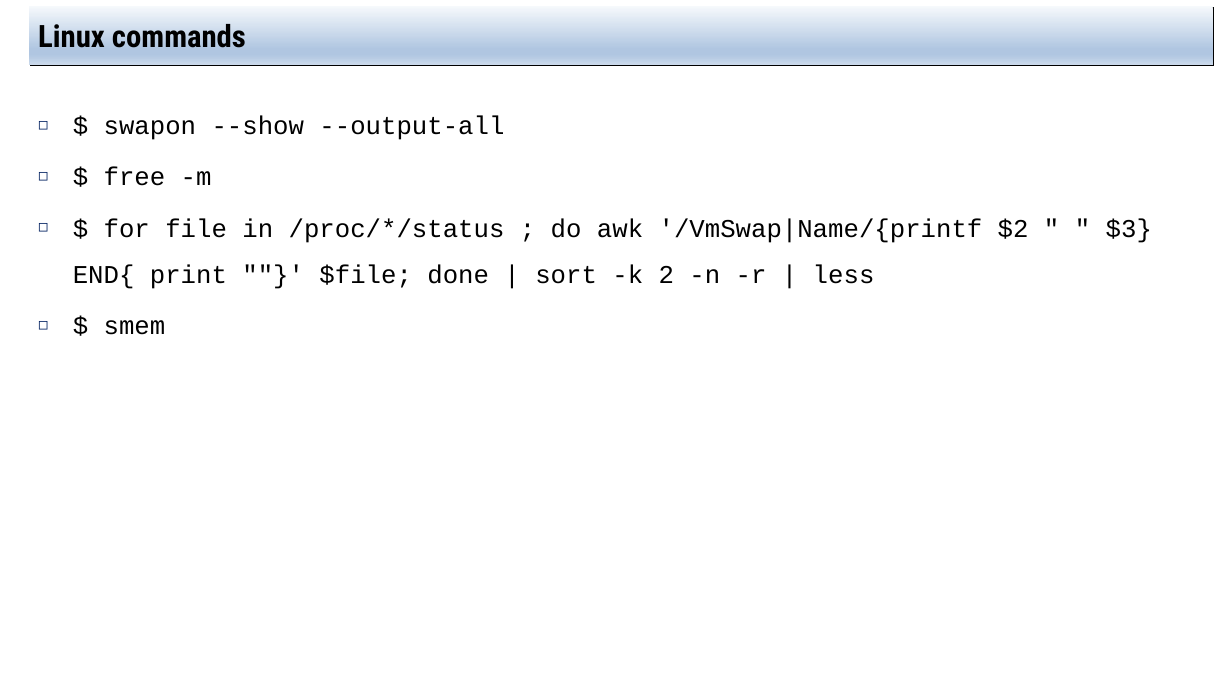
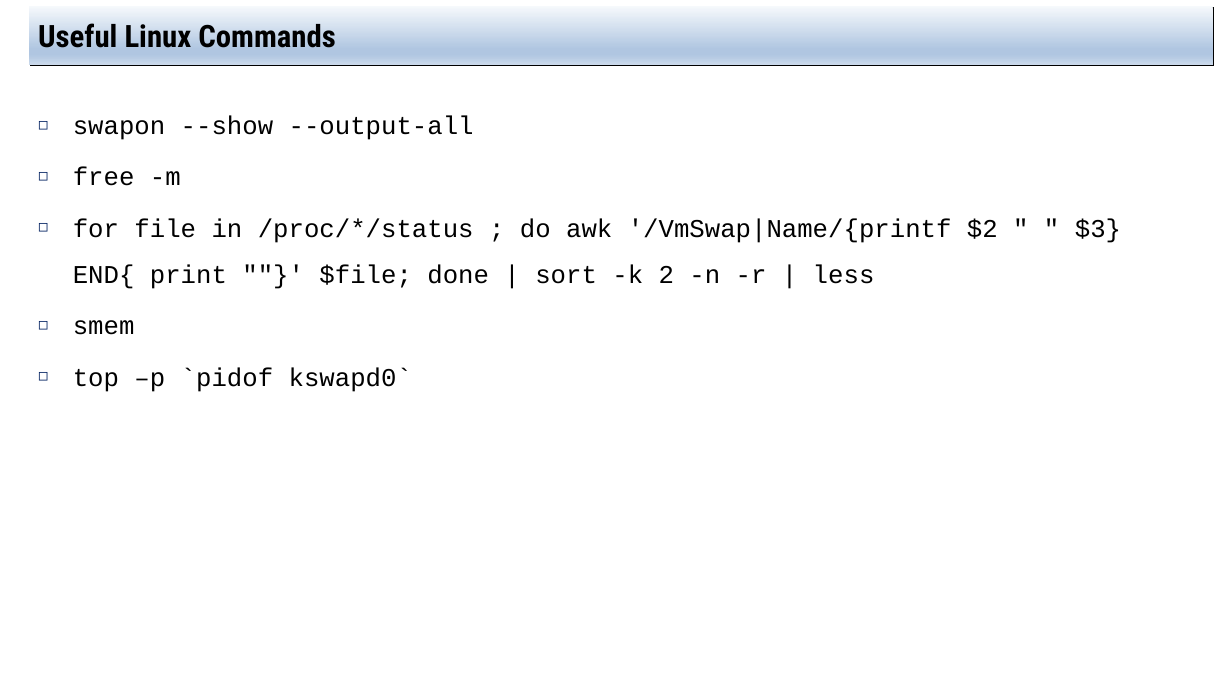
Before and after one commit to jachermocilla/extra-course-materials, a slide deck: slide 16 of cmsc125/ostep/slides/01.Virtualization/21.Swapping_Mechanism.pptx. Drawn at 1232x693 pixels with LibreOffice and Linux fonts; fonts in the diff are those of the drawing. Boxes give left, top, right and bottom in pixels: in the first picture for what was removed or moved away, otherwise in the second. Text is boxed around its words. In the diff, an @@ line names an element or a change of style, - is before the commit and + after.

```diff
--- a/cmsc125/ostep/slides/01.Virtualization/21.Swapping_Mechanism.pptx
+++ b/cmsc125/ostep/slides/01.Virtualization/21.Swapping_Mechanism.pptx
@@ title at bbox=[38, 19, 335, 48]: text changed @@
-Linux commands
+Useful Linux Commands
@@ text at bbox=[73, 115, 1121, 392]: text changed @@
-◻ $ swapon --show --output-all
-◻ $ free -m
-◻ $ for file in /proc/*/status ; do awk '/VmSwap|Name/{printf $2 " " $3}END{ print ""}' $file; done | sort -k 2 -n -r | less
-◻ $ smem
+◻ swapon --show --output-all
+◻ free -m
+◻ for file in /proc/*/status ; do awk '/VmSwap|Name/{printf $2 " " $3}END{ print ""}' $file; done | sort -k 2 -n -r | less
+◻ smem
+◻ top –p `pidof kswapd0`
```
Also in this commit, not shown: 1 other slide changed, 3 other files.
